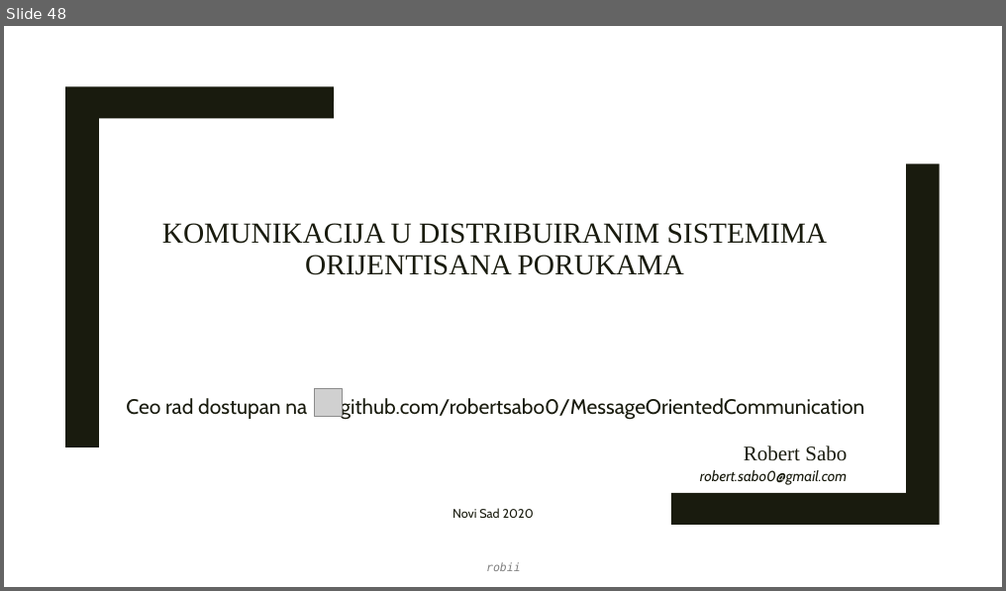
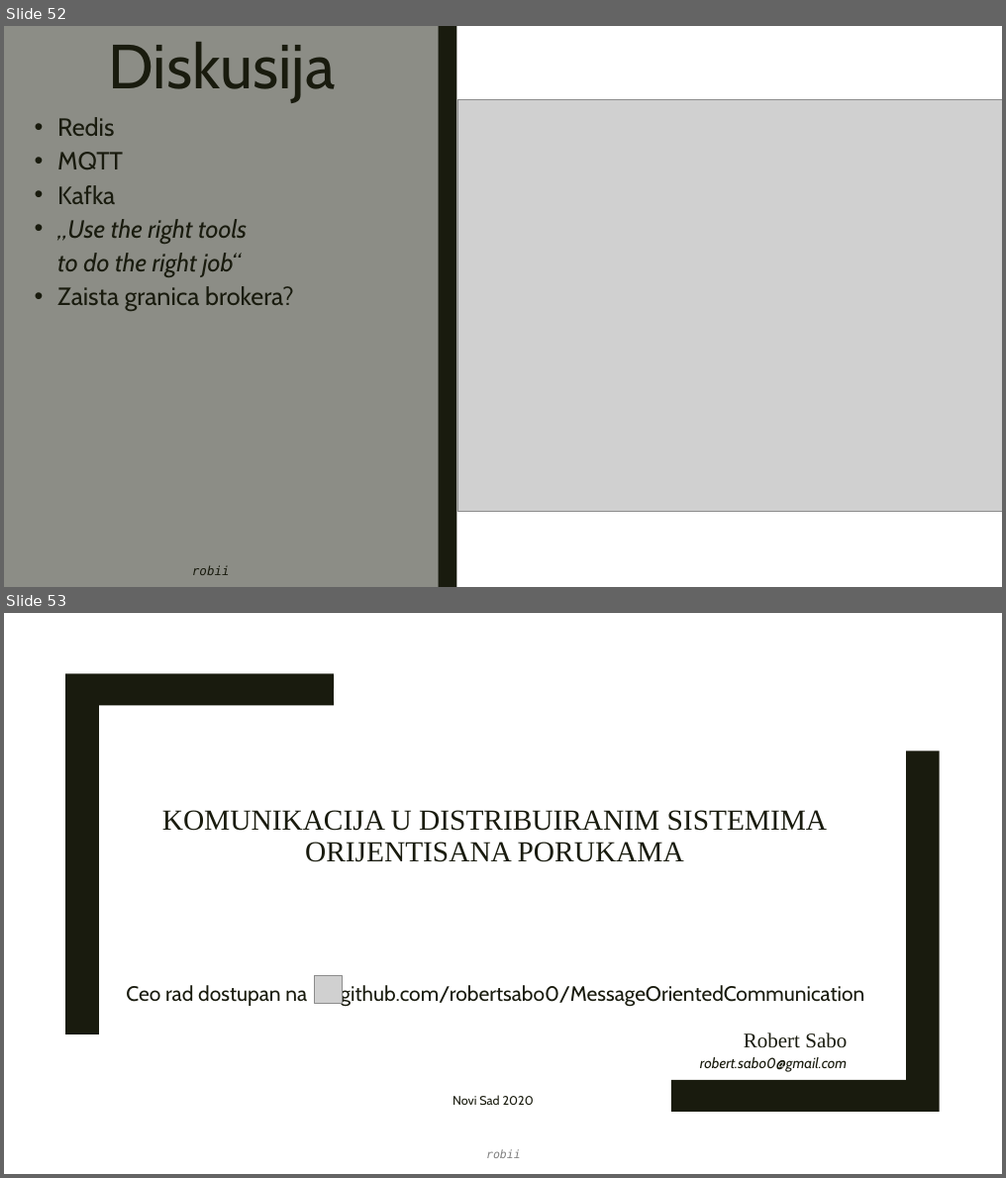
Before and after one commit to robertsabo0/MessageOrientedCommunication, a slide deck: docs/master_rad.0.1.pptx. Shown one above the other, each under a label of ours: slide 48 before the commit, slides 52 and 53 after it. The pictures are 1006x591 and 1006x1178 pixels, drawn with LibreOffice and Linux fonts; fonts in the diff are those of the drawing; grey boxes stand for pictures. Boxes give left, top, right and bottom in pixels: in the first picture for what was removed or moved away, otherwise in the second. Text is boxed around its words. In the diff, an @@ line names an element or a change of style, - is before the commit and + after.

```diff
--- a/docs/master_rad.0.1.pptx
+++ b/docs/master_rad.0.1.pptx
@@ slide 52 added at [4, 26, 1002, 587], background #FFFFFF; not listed: 1 template element that a slide beside it also shows @@
@@ rectangle added at [4, 26, 439, 587], fill #8C8D86 @@
@@ title added at [108, 42, 335, 103], 60 pt, text #191B0E @@
+Diskusija
@@ rectangle added at [439, 26, 456, 587], fill #191B0E @@
@@ picture added at [457, 99, 1002, 512] @@
@@ text added at [57, 117, 294, 311], 24 pt, text #191B0E @@
+• Redis
+• MQTT
+• Kafka
+• „Use the right tools
+  to do the right job“
+• Zaista granica brokera?
@@ text added at [192, 566, 230, 575], 12 pt, text #191B0E, italic @@
+robii
@@ what was slide 48 is now slide 53 @@
```
Also in this commit, not shown: 4 slides changed, 4 other slides added, 1 other file.
